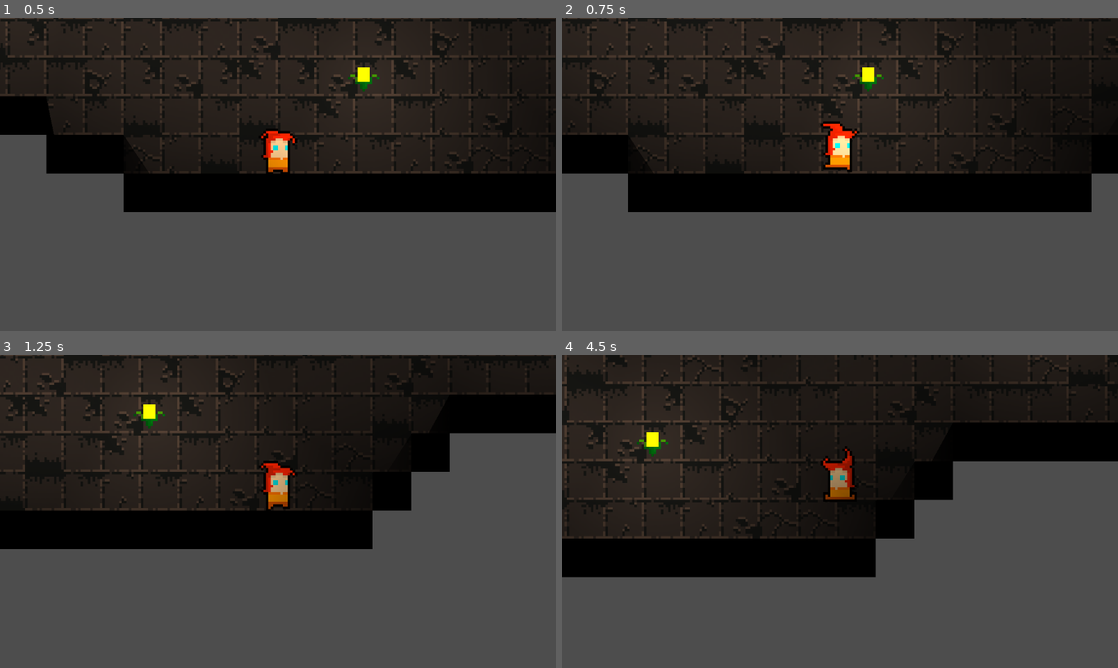
Above: before the commit, frames 1-4 (two rows, left to right).
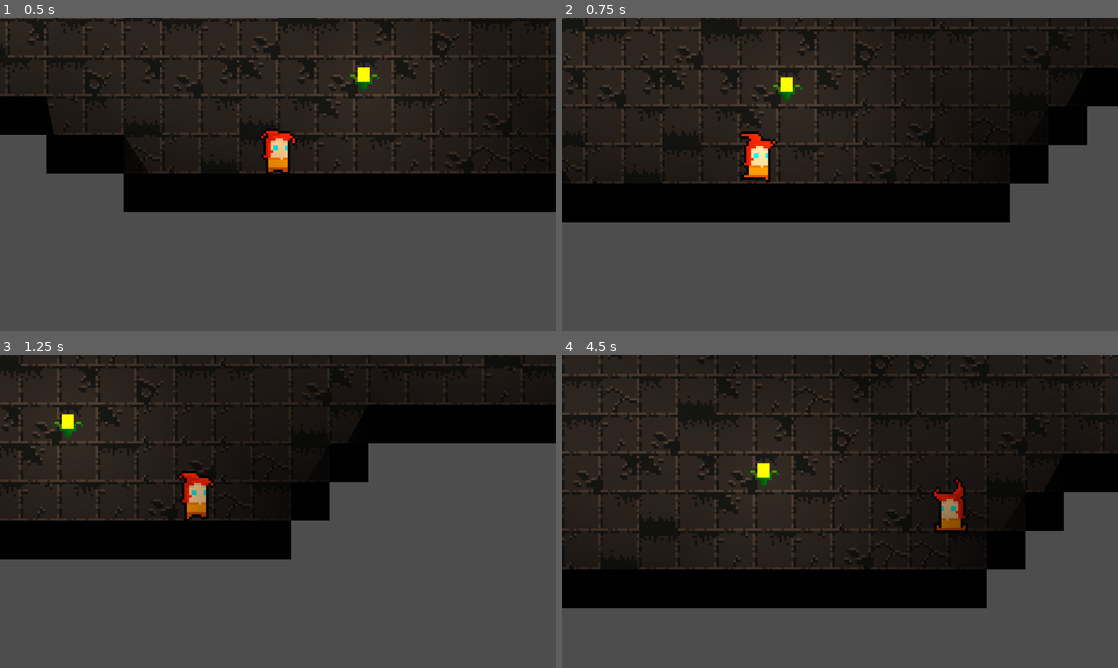
Above: after the commit, the same moments.

Repository: GoldenPig686/the_cave
Game: Godot game, scene res://scenes/main.tscn
Two runs of this game, one before a commit and one after it. Both use one fixed random seed, a clock stepped at 60 frames per second and the inputs below.
Inputs (mouse positions are in pixels of both pictures, inside the frame that each line leads up to):
- Up to frame 1 (0.5 s): no input
- Up to frame 2 (0.75 s): move the mouse to (962, 158) at 0.52 s; hold D (move_right) from 0.53 s (still down)
- Up to frame 3 (1.25 s): keep holding D (move_right); tap Space (jump) at 0.77 s
- Up to frame 4 (4.5 s): move the mouse to (728, 527) at 1.27 s; tap Space (jump) at 1.52, 3.02, 3.77 s; move the mouse to (895, 442) at 2.02 s; release D (move_right) at 2.03 s; hold A (move_left) 2.03-2.78 s; move the mouse to (812, 574) at 2.77 s; hold D (move_right) 2.78-4.28 s; move the mouse to (1006, 558) at 3.52 s; move the mouse to (673, 464) at 4.27 s; hold A (move_left) from 4.28 s (still down)

Frame 1 is identical in both runs. In frame 2, 19% of the frame differs, in the area x 0-100%, y 0-66%; in frame 3, 15%; in frame 4, 34%, in the area x 0-100%, y 0-81%.

Commit message:
optimize the camera and the mouse

Diff:
--- a/project.godot
+++ b/project.godot
@@ -27,7 +27,7 @@
 
 window/stretch/mode="viewport"
 mouse_cursor/custom_image="res://assets/front_sight.png"
-mouse_cursor/custom_image_hotspot=Vector2(64, 64)
+mouse_cursor/custom_image_hotspot=Vector2(11, 11)
 
 [input]
 
--- a/scenes/alia.tscn
+++ b/scenes/alia.tscn
@@ -101,3 +101,6 @@
 [node name="CollisionShape2D" type="CollisionShape2D" parent="."]
 position = Vector2(0, -10.5)
 shape = SubResource("CapsuleShape2D_xg4n4")
+
+[node name="Camera2D" type="Camera2D" parent="."]
+zoom = Vector2(5, 5)
--- a/scenes/main.tscn
+++ b/scenes/main.tscn
@@ -108,9 +108,6 @@
 [node name="Alia" parent="World" instance=ExtResource("3_eyog5")]
 metadata/_edit_group_ = true
 
-[node name="Camera2D" type="Camera2D" parent="World/Alia"]
-zoom = Vector2(5, 5)
-
 [node name="CanvasModulate" type="CanvasModulate" parent="World"]
 color = Color(0, 0, 0, 1)
 metadata/_edit_group_ = true
--- a/scripts/alia.gd
+++ b/scripts/alia.gd
@@ -10,7 +10,7 @@
 # Get the gravity from the project settings to be synced with RigidBody nodes.
 var gravity: float = ProjectSettings.get_setting("physics/2d/default_gravity")
 
-@onready var animated_sprite_2d: AnimatedSprite2D = $AnimatedSprite2D
+@onready var animated_sprite_2d := $AnimatedSprite2D as AnimatedSprite2D
 
 
 func _physics_process(delta: float) -> void:
@@ -60,3 +60,13 @@
 	):
 		animated_sprite_2d.flip_h = !animated_sprite_2d.flip_h
 		sprite_direction = -sprite_direction
+
+	# Camera
+	# Move the camera according to the mouse position if the mouse is in the
+	# viewport.
+	if get_viewport_rect().abs().has_point(
+		get_viewport().get_mouse_position()
+	):
+		($Camera2D as Camera2D).offset = (
+			get_global_mouse_position() - global_position
+		) * 0.4
Binary file changed: assets/front_sight.png
